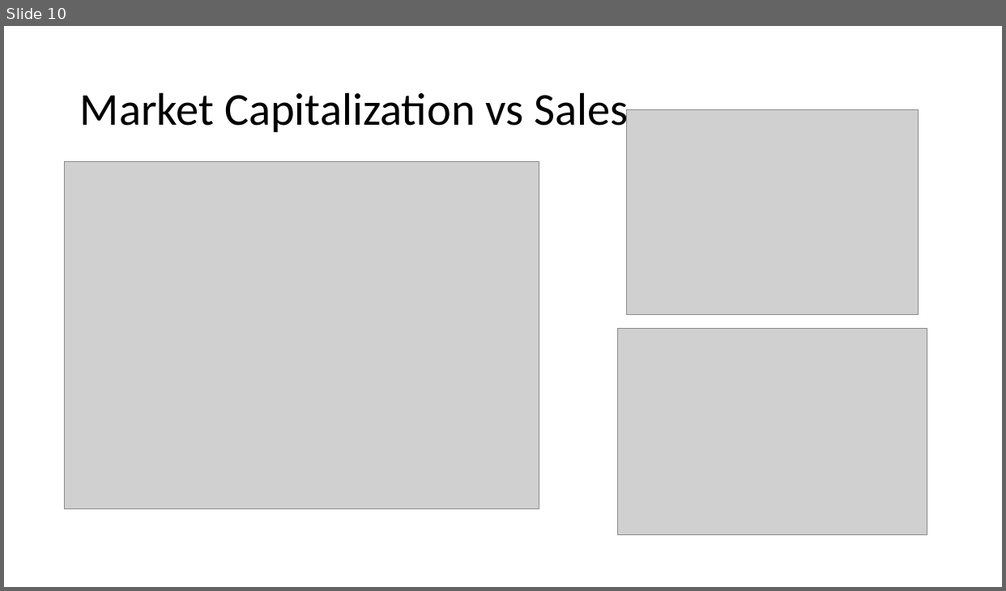
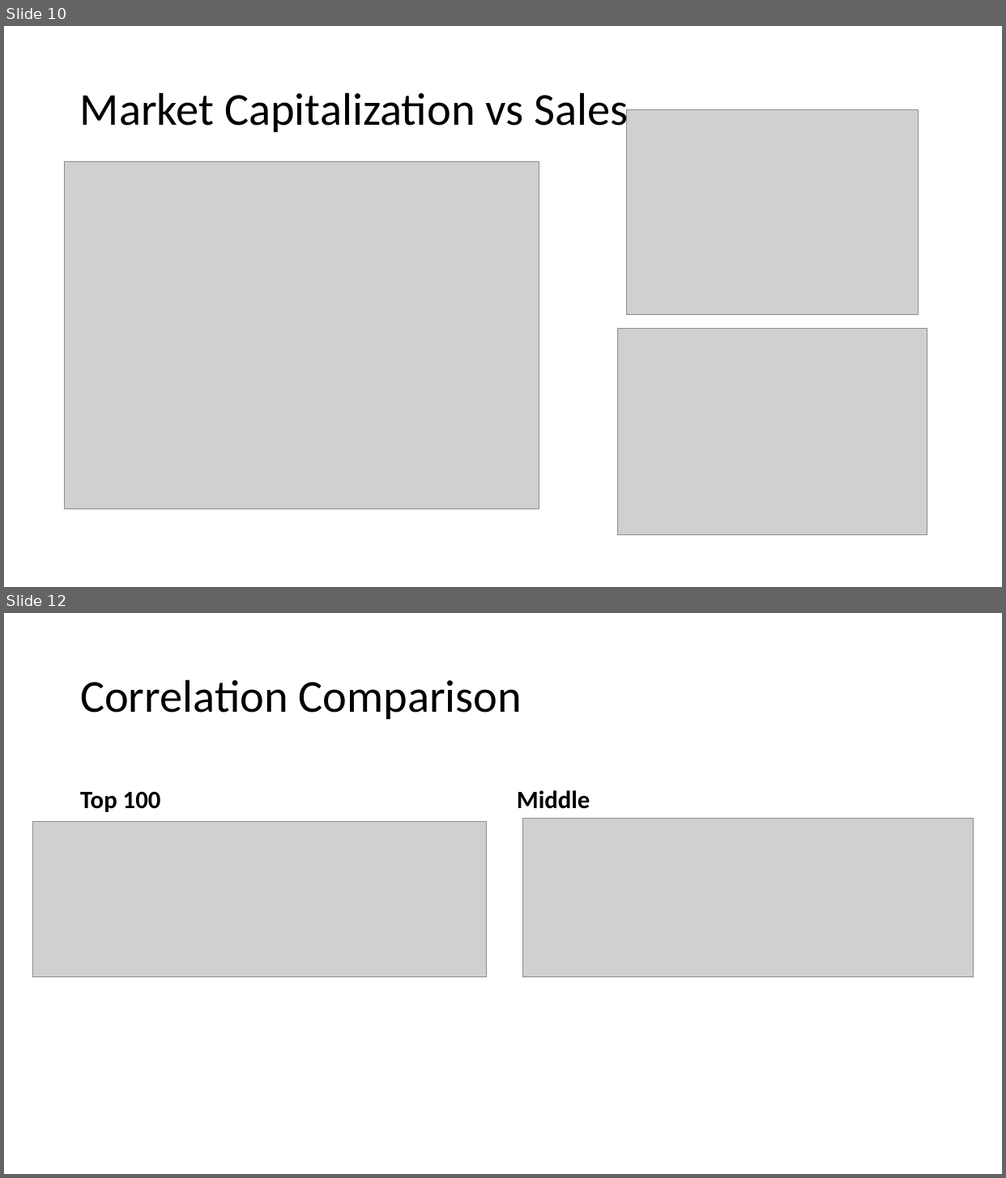
Before and after one commit to valfera/Forbes2000, a slide deck: Web_Scraping_with_Python.pptx. Shown one above the other, each under a label of ours: slide 10 before the commit, slides 10 and 12 after it; the slides between them are not shown. The pictures are 1006x591 and 1006x1178 pixels, drawn with LibreOffice and Linux fonts; fonts in the diff are those of the drawing; grey boxes stand for pictures. Boxes give left, top, right and bottom in pixels: in the first picture for what was removed or moved away, otherwise in the second. Text is boxed around its words. In the diff, an @@ line names an element or a change of style, - is before the commit and + after.

```diff
--- a/Web_Scraping_with_Python.pptx
+++ b/Web_Scraping_with_Python.pptx
@@ slide 12 added at (x1=4, y1=613, x2=1002, y2=1174), background #FFFFFF @@
@@ title added at (x1=80, y1=679, x2=522, y2=719), 44 pt, text #000000 @@
+Correlation Comparison
@@ text added at (x1=80, y1=791, x2=161, y2=812), 24 pt, text #000000, bold @@
+Top 100
@@ text added at (x1=517, y1=790, x2=590, y2=809), 24 pt, text #000000, bold @@
+Middle
@@ picture added at (x1=32, y1=822, x2=487, y2=977) @@
@@ picture added at (x1=522, y1=818, x2=974, y2=977) @@
```
Also in this commit, not shown: 2 slides changed, 1 other slide added, 1 slide removed.
